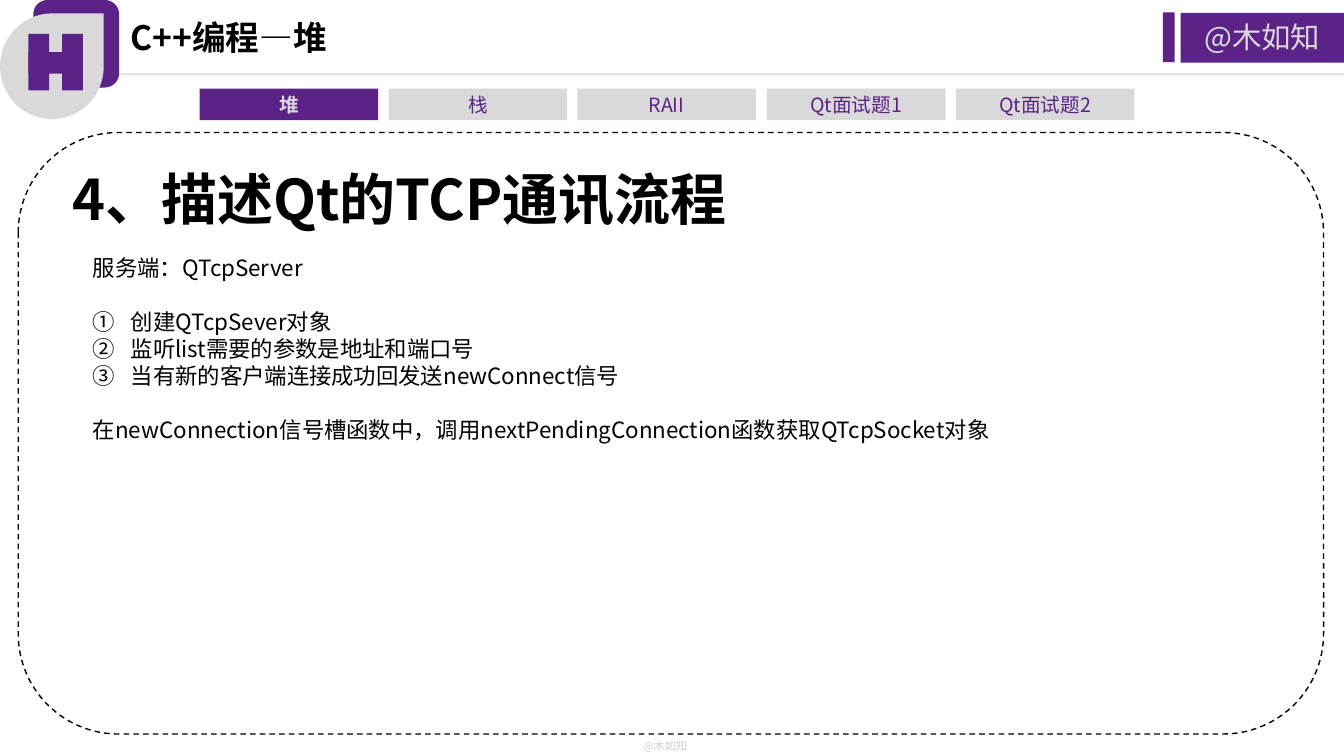
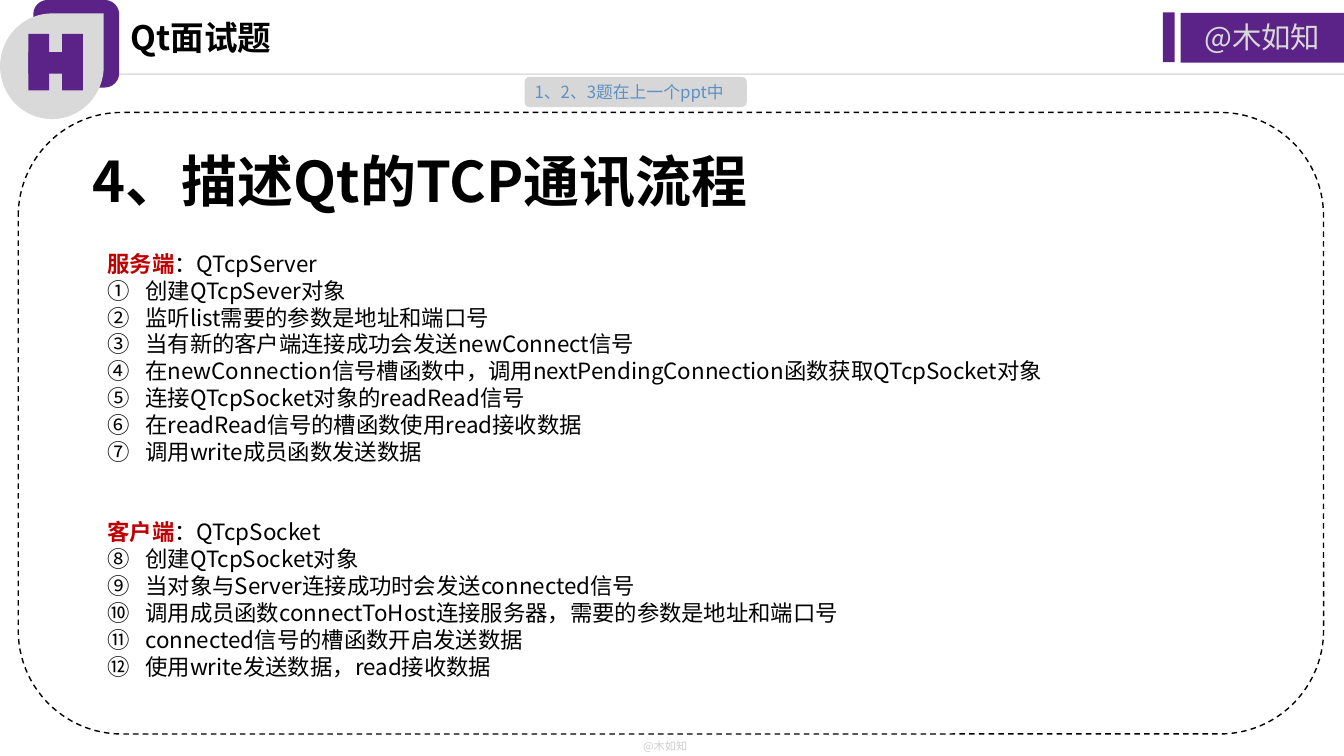
Before and after one commit to huangbaozhi/MuruzNotes, a slide deck: slide 2 of ppt/Qt面试题2.pptx. Drawn at 1344x756 pixels with LibreOffice and Linux fonts; fonts in the diff are those of the drawing. Boxes give left, top, right and bottom in pixels: in the first picture for what was removed or moved away, otherwise in the second. Text is boxed around its words. In the diff, an @@ line names an element or a change of style, - is before the commit and + after.

Commit message:
ppt

```diff
--- a/ppt/Qt面试题2.pptx
+++ b/ppt/Qt面试题2.pptx
@@ text at <box>131,21,272,57</box>: text changed @@
-C++编程—堆
+Qt面试题
@@ rectangle removed at <box>200,89,378,120</box> @@
-堆
@@ rectangle removed at <box>388,89,567,120</box> @@
-栈
@@ rounded rectangle added at <box>525,77,747,107</box>, fill #D7D7D7 @@
@@ text added at <box>535,84,724,102</box>, 12 pt, text #5E90C4 @@
+1、2、3题在上一个ppt中
@@ rectangle removed at <box>578,89,756,120</box> @@
-RAII
@@ rectangle removed at <box>767,89,946,120</box> @@
-Qt面试题1
@@ rectangle removed at <box>956,89,1134,120</box> @@
-Qt面试题2
@@ rounded rectangle: place and size @@
-rounded rectangle at <box>18,132,1324,734</box>
+rounded rectangle at <box>18,113,1324,735</box>
@@ text "4、描述Qt的TCP通讯流程": place and size @@
-text "4、描述Qt的TCP通讯流程" at <box>72,172,726,232</box>
+text "4、描述Qt的TCP通讯流程" at <box>93,154,747,214</box>
@@ text "服务端：QTcpServer": place and size @@
-text "服务端：QTcpServer" at <box>93,257,989,443</box>
+text "服务端：QTcpServer" at <box>108,253,1041,678</box>
@@ text at <box>108,253,1041,385</box>: text colour #000000 to #C00000, bold on in "服务端：QTcpServer"; bullet none to circleNumDbPlain @@
@@ text at <box>145,333,634,354</box>: text changed @@
-3. 当有新的客户端连接成功回发送newConnect信号
+3. 当有新的客户端连接成功会发送newConnect信号
@@ text at <box>108,387,838,678</box>: paragraphs added @@
+5. 连接QTcpSocket对象的readRead信号
+6. 在readRead信号的槽函数使用read接收数据
+7. 调用write成员函数发送数据
+客户端：QTcpSocket
+1. 创建QTcpSocket对象
+2. 当对象与Server连接成功时会发送connected信号
+3. 调用成员函数connectToHost连接服务器，需要的参数是地址和端口号
+4. connected信号的槽函数开启发送数据
+5. 使用write发送数据，read接收数据
```
Also in this commit, not shown: 1 other slide changed, 6 slides added.
